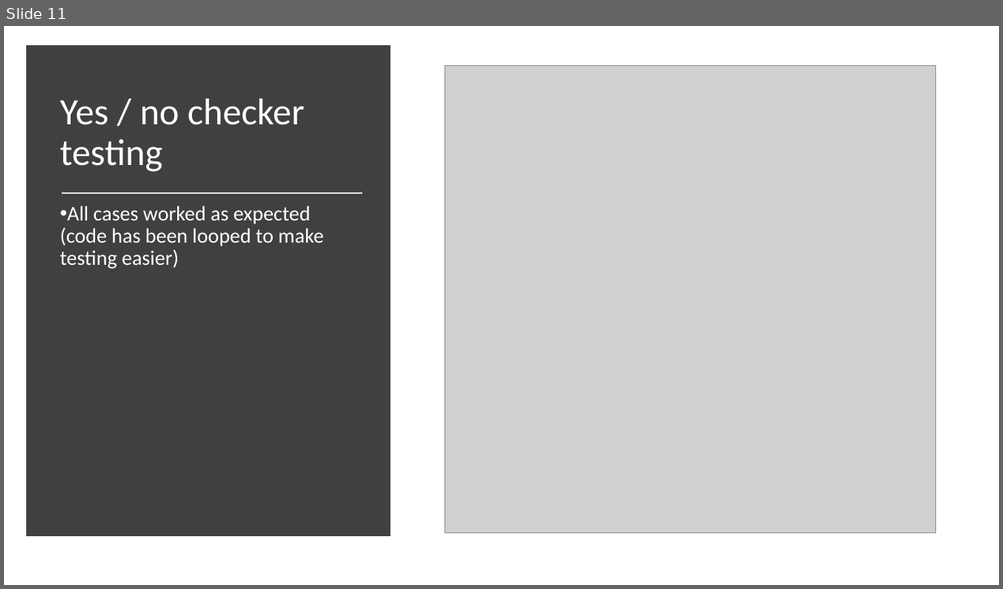
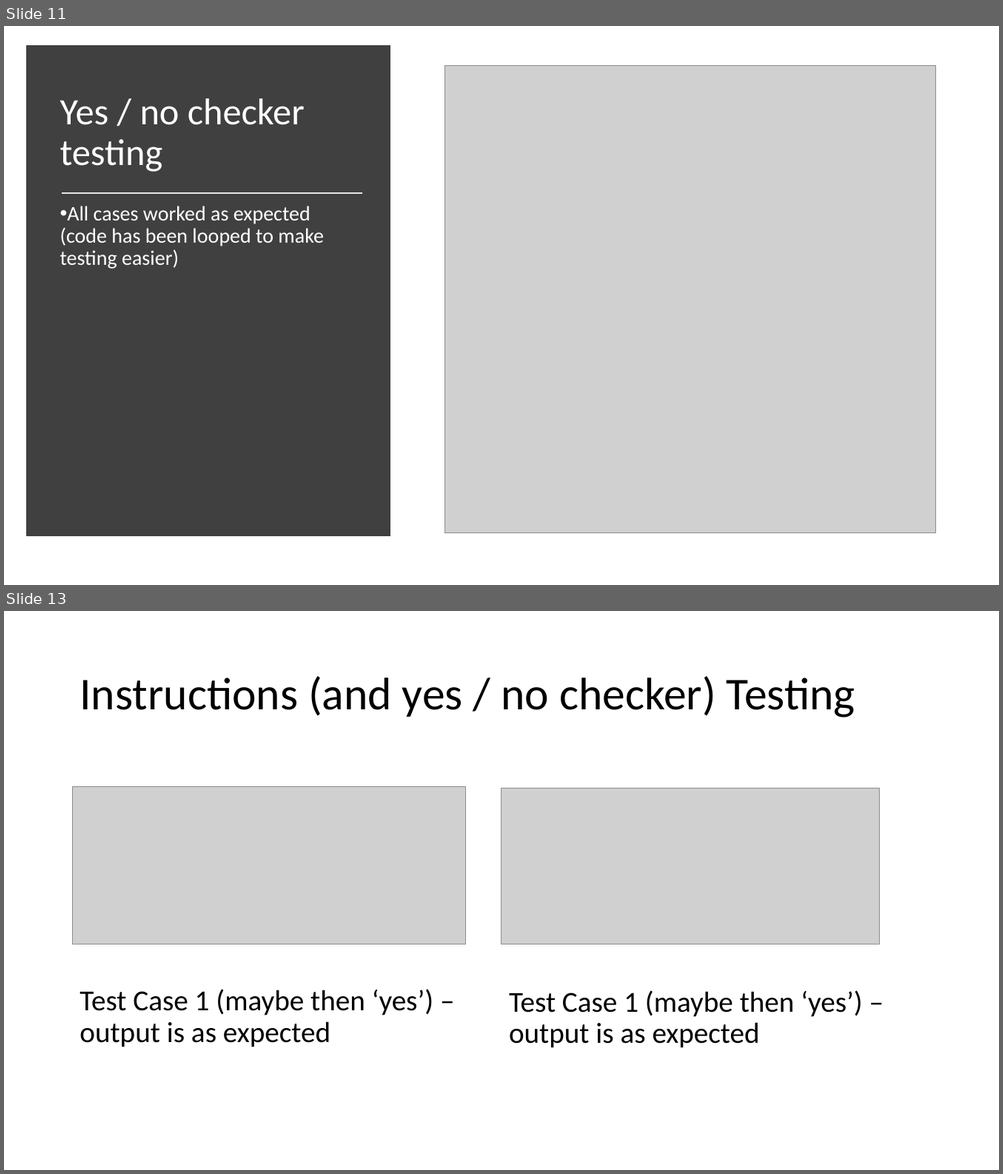
Before and after one commit to Armaan516/01-Lucky_Unicorn, a slide deck: lucky_unicorn_slides.pptx. Shown one above the other, each under a label of ours: slide 11 before the commit, slides 11 and 13 after it; the slides between them are not shown. The pictures are 1003x589 and 1003x1174 pixels, drawn with LibreOffice and Linux fonts; fonts in the diff are those of the drawing; grey boxes stand for pictures. Boxes give left, top, right and bottom in pixels: in the first picture for what was removed or moved away, otherwise in the second. Text is boxed around its words. In the diff, an @@ line names an element or a change of style, - is before the commit and + after.

```diff
--- a/lucky_unicorn_slides.pptx
+++ b/lucky_unicorn_slides.pptx
@@ slide 13 added at [4,611,999,1170], background #FFFFFF @@
@@ title added at [79,676,855,718], 44 pt, text #000000 @@
+Instructions (and yes / no checker) Testing
@@ picture added at [73,787,466,945] @@
@@ picture added at [502,788,880,945] @@
@@ text added at [79,989,433,1048], 28 pt, text #000000 @@
+Test Case 1 (maybe then ‘yes’) – output is as expected
@@ text added at [509,991,862,1048], 28 pt, text #000000 @@
+Test Case 1 (maybe then ‘yes’) – output is as expected
```
Also in this commit, not shown: 1 other slide added, 2 other files.
